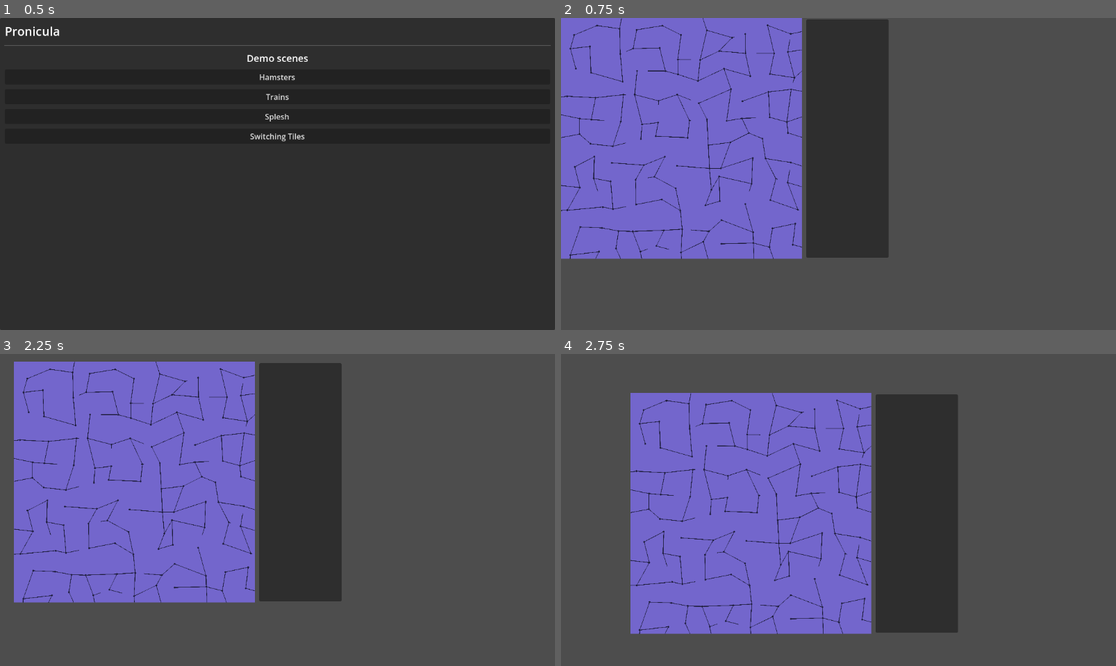
Above: before the commit, frames 1-4 (two rows, left to right).
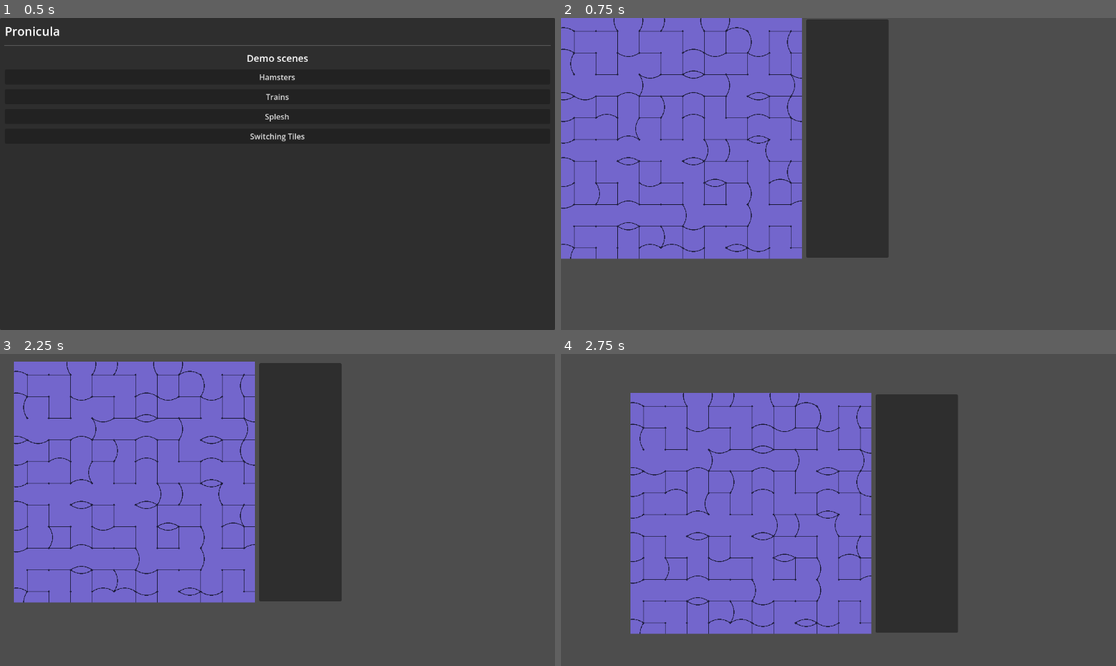
Above: after the commit, the same moments.

Repository: ErikSeewald/Pronicula
Game: Godot game, scene res://scenes/menu/menu.tscn
The game is run twice, just before and just after one commit, with the same random seed, the same clock (stepped at 60 frames per second) and the same inputs.
Inputs (mouse positions are in pixels of both pictures, inside the frame that each line leads up to):
- Up to frame 1 (0.5 s): no input
- Up to frame 2 (0.75 s): click "Trains" at 0.5 s
- Up to frame 3 (2.25 s): tap Enter at 1.25 s; move the mouse to (399, 494) at 1.27 s; hold Middle mouse button (move_around) 1.28-2 s; click (399, 494) at 1.42 s; tap Space at 2 s; drag from (166, 525) to (249, 572) at 2.02 s
- Up to frame 4 (2.75 s): no input

Frame 1 is identical in both runs. In frame 2, 3.8% of the frame differs, in the area x 0-44%, y 0-78%; in frame 3, 3.7%; in frame 4, 3.7%.

Commit message:
add bezier tracks

Diff:
--- a/scenes/demos/Trains.tscn
+++ b/scenes/demos/Trains.tscn
@@ -11,8 +11,9 @@
 shader_parameter/background_color = Color(0.45, 0.4, 0.8, 1)
 shader_parameter/tracks_color = Color(0.1, 0.1, 0.2, 1)
 shader_parameter/tracks_thickness = 0.3
-shader_parameter/jitter_intensity = 6.0
+shader_parameter/jitter_intensity = 0.0
 shader_parameter/show_jitter = false
+shader_parameter/bezier_offset = 3.0
 
 [node name="Trains" type="Node2D" unique_id=1225401729]
 
--- a/shaders/demos/trains/trains_background.gdshader
+++ b/shaders/demos/trains/trains_background.gdshader
@@ -94,22 +94,68 @@
 	return get_next ? circuit_next[index] : circuit_prev[index];
 }
 
-// Draws tracks between the joints at the center of jitter-groups based on the given fragment
-// coordinates and masks them on top of the given current color.
-vec3 draw_tracks(vec2 coords, vec3 cur_col)
-{
-	// Jitter-group
-	float jt_bounds_f = float(jitter_bounds); // I just do not want to keep doing "float(jitter_bounds)"
-	vec2 jt_group_id = floor(coords / jt_bounds_f);
-	vec2 coords_in_jt_group = mod(coords, jt_bounds_f);
-
-	// Joint
+uniform float bezier_offset = 3.0;
+float fixed_bezier(vec2 coords, vec2 a, vec2 b, bool is_right)
+{
+	float offset = is_right ? bezier_offset : -bezier_offset;
+
+	vec2 middle = 0.5 * (a + b);
+	vec2 dir = normalize(a - b);
+	vec2 perpendicular = vec2(-dir.y, dir.x);
+	vec2 control = middle + perpendicular * offset;
+
+	float q = sd_bezier(coords, a, control, b);
+	return q < tracks_thickness * 0.5 ? 1.0 : 0.0;
+}
+
+float sd_circuit(vec2 coords, vec2 jt_group_id, vec2 joint_pos_pre_jitter, vec2 joint_pos, vec2 coords_in_jt_group, vec2 p0, out vec2[2] circuit_neighbors)
+{
+	float alpha = 0.0;
+
+	float jt_bounds_f = float(jitter_bounds);
 	vec2 jt_center_vec2 = vec2(float(jitter_center));
-	vec2 joint_pos_pre_jitter = (jt_group_id * jt_bounds_f + jt_center_vec2) + vec2(0.5);
-	vec2 joint_pos = jitter_grouped(joint_pos_pre_jitter, jt_bounds_f, -jitter_intensity, seed);
-	vec2 p0 = mod(joint_pos, jt_bounds_f);
-
-	float alpha;
+
+	int circuits_bounds = 3;
+	ivec2 circuit_id = ivec2(coords / float(circuits_bounds * jitter_bounds));
+	ivec2 circuit_idx = ivec2(mod(jt_group_id, float(circuits_bounds)));
+
+	int circuit_num = int(hash_vec2_float(vec2(circuit_id), seed) * 10.0) % num_circuits;
+
+	ivec2 next = get_from_circuit(circuit_idx, circuit_num, CIRCUIT_NEXT);
+	if (next != ivec2(-1))
+	{
+		next += circuit_id * circuits_bounds;
+		joint_pos_pre_jitter = (vec2(next) * jt_bounds_f + jt_center_vec2) + vec2(0.5);
+		joint_pos = jitter_grouped(joint_pos_pre_jitter, jt_bounds_f, -jitter_intensity, seed);
+		vec2 p_next = joint_pos - jt_group_id * jt_bounds_f;
+
+		circuit_neighbors[0] = p_next;
+
+		alpha = -sd_oriented_box(coords_in_jt_group, p0, p_next, tracks_thickness);
+	}
+
+	// PREV
+	ivec2 prev = get_from_circuit(circuit_idx, circuit_num, CIRCUIT_PREV);
+	if (prev != ivec2(-1))
+	{
+		prev += circuit_id * circuits_bounds;
+		joint_pos_pre_jitter = (vec2(prev) * jt_bounds_f + jt_center_vec2) + vec2(0.5);
+		joint_pos = jitter_grouped(joint_pos_pre_jitter, jt_bounds_f, -jitter_intensity, seed);
+		vec2 p_prev = joint_pos - jt_group_id * jt_bounds_f;
+
+		circuit_neighbors[1] = p_prev;
+		alpha = sdf_union(vec2(alpha, -sd_oriented_box(coords_in_jt_group, p0, p_prev, tracks_thickness)));
+	}
+
+	return alpha;
+}
+
+float sd_bridge(vec2 jt_group_id, vec2 joint_pos_pre_jitter, vec2 joint_pos, vec2 coords_in_jt_group, vec2 p0, in vec2[2] circuit_neighbors)
+{
+	float alpha = 0.0;
+
+	float jt_bounds_f = float(jitter_bounds);
+	vec2 jt_center_vec2 = vec2(float(jitter_center));
 
 	// IN
 	vec2[num_neighbors] in_offsets;
@@ -130,7 +176,10 @@
 		joint_pos_pre_jitter = ((jt_group_id + in_offsets[i]) * jt_bounds_f + jt_center_vec2) + vec2(0.5);
 		joint_pos = jitter_grouped(joint_pos_pre_jitter, jt_bounds_f, -jitter_intensity, seed);
 		vec2 p_left = joint_pos - jt_group_id * jt_bounds_f;
-		alpha = sdf_union(vec2(alpha, -sd_oriented_box(coords_in_jt_group, p0, p_left, tracks_thickness)));
+
+		if (p_left == circuit_neighbors[0] || p_left == circuit_neighbors[1] ) { continue; }
+		//alpha = sdf_union(vec2(alpha, -sd_oriented_box(coords_in_jt_group, p0, p_left, tracks_thickness)));
+		alpha = sdf_union(vec2(alpha, fixed_bezier(coords_in_jt_group, p0, p_left, false)));
 	}
 
 	// OUT
@@ -141,37 +190,36 @@
 	joint_pos = jitter_grouped(joint_pos_pre_jitter, jt_bounds_f, -jitter_intensity, seed);
 	vec2 p_right = joint_pos - jt_group_id * jt_bounds_f;
 
-	alpha = sdf_union(vec2(alpha, -sd_oriented_box(coords_in_jt_group, p0, p_right, tracks_thickness)));
+	if (p_right != circuit_neighbors[0] && p_right != circuit_neighbors[1] )
+	{
+		//alpha = sdf_union(vec2(alpha, -sd_oriented_box(coords_in_jt_group, p0, p_right, tracks_thickness)));
+		alpha = sdf_union(vec2(alpha, fixed_bezier(coords_in_jt_group, p0, p_right, true)));
+	}
+
+	return alpha;
+}
+
+// Draws tracks between the joints at the center of jitter-groups based on the given fragment
+// coordinates and masks them on top of the given current color.
+vec3 draw_tracks(vec2 coords, vec3 cur_col)
+{
+	// Jitter-group
+	float jt_bounds_f = float(jitter_bounds); // I just do not want to keep doing "float(jitter_bounds)"
+	vec2 jt_group_id = floor(coords / jt_bounds_f);
+	vec2 coords_in_jt_group = mod(coords, jt_bounds_f);
+
+	// Joint
+	vec2 jt_center_vec2 = vec2(float(jitter_center));
+	vec2 joint_pos_pre_jitter = (jt_group_id * jt_bounds_f + jt_center_vec2) + vec2(0.5);
+	vec2 joint_pos = jitter_grouped(joint_pos_pre_jitter, jt_bounds_f, -jitter_intensity, seed);
+	vec2 p0 = mod(joint_pos, jt_bounds_f);
 
 	// BASE CIRCUIT
-	int circuits_bounds = 3;
-	ivec2 circuit_id = ivec2(coords / float(circuits_bounds * jitter_bounds));
-	ivec2 circuit_idx = ivec2(mod(jt_group_id, float(circuits_bounds)));
-
-	int circuit_num = int(hash_vec2_float(vec2(circuit_id), seed) * 10.0) % num_circuits;
-
-	ivec2 next = get_from_circuit(circuit_idx, circuit_num, CIRCUIT_NEXT);
-	if (next != ivec2(-1))
-	{
-		next += circuit_id * circuits_bounds;
-		joint_pos_pre_jitter = (vec2(next) * jt_bounds_f + jt_center_vec2) + vec2(0.5);
-		joint_pos = jitter_grouped(joint_pos_pre_jitter, jt_bounds_f, -jitter_intensity, seed);
-		vec2 p_next = joint_pos - jt_group_id * jt_bounds_f;
-
-		alpha = sdf_union(vec2(alpha, -sd_oriented_box(coords_in_jt_group, p0, p_next, tracks_thickness)));
-	}
-
-	// PREV
-	ivec2 prev = get_from_circuit(circuit_idx, circuit_num, CIRCUIT_PREV);
-	if (prev != ivec2(-1))
-	{
-		prev += circuit_id * circuits_bounds;
-		joint_pos_pre_jitter = (vec2(prev) * jt_bounds_f + jt_center_vec2) + vec2(0.5);
-		joint_pos = jitter_grouped(joint_pos_pre_jitter, jt_bounds_f, -jitter_intensity, seed);
-		vec2 p_prev = joint_pos - jt_group_id * jt_bounds_f;
-
-		alpha = sdf_union(vec2(alpha, -sd_oriented_box(coords_in_jt_group, p0, p_prev, tracks_thickness)));
-	}
+	vec2[2] circuit_neighbors;
+	float circuit_alpha = sd_circuit(coords, jt_group_id, joint_pos_pre_jitter, joint_pos, coords_in_jt_group, p0, circuit_neighbors);
+
+	float bridge_alpha = sd_bridge(jt_group_id, joint_pos_pre_jitter, joint_pos, coords_in_jt_group, p0, circuit_neighbors);
+	float alpha = sdf_union(vec2(circuit_alpha, bridge_alpha));
 
 	return mask_aa(cur_col, tracks_color, alpha);
 }
Not shown, changed: shaders/util/sdf.gdshaderinc
